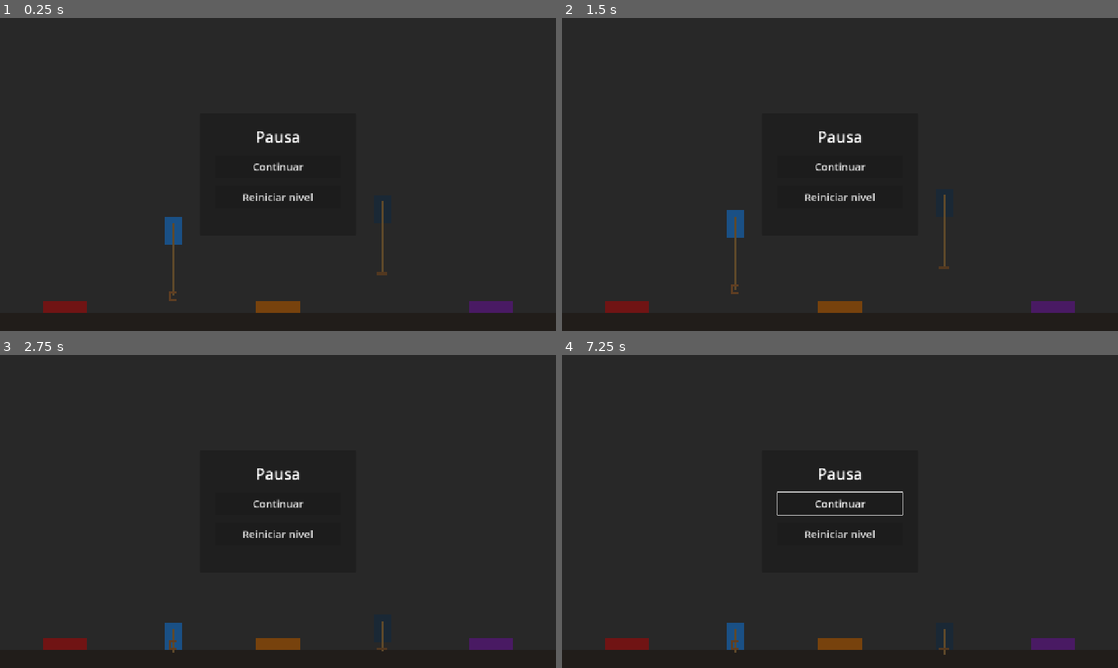
Above: before the commit, frames 1-4 (two rows, left to right).
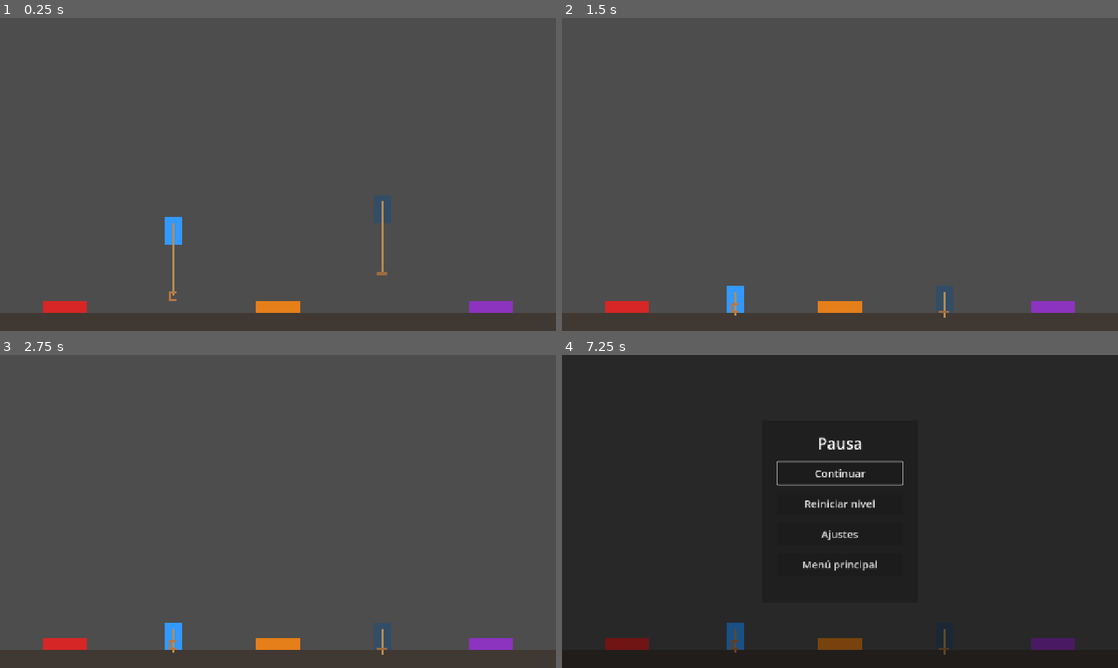
Above: after the commit, the same moments.

Repository: vittocher/emboque-de-a-dos
Game: Godot game, scene res://scenes/test_death.tscn
Same seed, same stepped clock (60 frames per second), same inputs: the game is played once before the commit and once after it. This scene is started directly instead of the project's main scene.
Inputs (mouse positions are in pixels of both pictures, inside the frame that each line leads up to):
- Up to frame 1 (0.25 s): no input
- Up to frame 2 (1.5 s): click (840, 196) at 0.5 s, where only the run before the commit has a clickable "Reiniciar nivel"; click (840, 196) at 1.25 s, where only the run before the commit has a clickable "Reiniciar nivel"
- Up to frame 3 (2.75 s): click (278, 533) at 2 s, where only the run before the commit has a clickable "Reiniciar nivel"
- Up to frame 4 (7.25 s): click (840, 505) at 2.75 s, where only the run before the commit has a clickable "Continuar"; tap Enter at 3.5, 5, 6.5 s; tap Space at 4.25, 5.75 s; tap Escape (ui_cancel) at 7.15 s

The runs differ from the first frame. In frame 1, 100% of the frame differs, in the area x 0-100%, y 0-100%; in frame 2, 100%; in frame 3, 100%; in frame 4, 1.3%.
Error before the commit: Invalid access to property or key 'pressed' on a base object of type 'null instance'. (res://scripts/pause_menu.gd:21)

Commit message:
Add level 2, scoring system, and victory screen; update main scene and pause menu

Diff:
--- a/project.godot
+++ b/project.godot
@@ -18,6 +18,7 @@
 [autoload]
 
 SettingsManager="*res://scripts/settings_manager.gd"
+ScoreBoard="*res://scripts/score_board.gd"
 
 [display]
 
--- a/scenes/level_2.tscn
+++ b/scenes/level_2.tscn
@@ -123,6 +123,8 @@
 emboque_a = NodePath("../Emboque1")
 emboque_b = NodePath("../Emboque2")
 win_label = NodePath("../UI/WinLabel")
+level_id = "level_2"
+level_name = "Nivel 2"
 
 [node name="CloseupManager" parent="." instance=ExtResource("11_closeup")]
 camera_path = NodePath("../Camera2D")
--- a/scenes/main.tscn
+++ b/scenes/main.tscn
@@ -83,6 +83,8 @@
 emboque_a = NodePath("../Emboque1")
 emboque_b = NodePath("../Emboque2")
 win_label = NodePath("../UI/WinLabel")
+level_id = "level_1"
+level_name = "Nivel 1"
 
 [node name="CloseupManager" parent="." instance=ExtResource("8_closeup")]
 camera_path = NodePath("../Camera2D")
--- a/scenes/ui/pause_menu.tscn
+++ b/scenes/ui/pause_menu.tscn
@@ -25,9 +25,9 @@
 [node name="Panel" type="Panel" parent="PausePanel"]
 layout_mode = 0
 offset_left = 460.0
-offset_top = 220.0
+offset_top = 150.0
 offset_right = 820.0
-offset_bottom = 500.0
+offset_bottom = 570.0
 
 [node name="VBox" type="VBoxContainer" parent="PausePanel/Panel"]
 layout_mode = 1
@@ -59,3 +59,70 @@
 custom_minimum_size = Vector2(0, 52)
 text = "Reiniciar nivel"
 theme_override_font_sizes/font_size = 24
+
+[node name="SettingsButton" type="Button" parent="PausePanel/Panel/VBox"]
+layout_mode = 2
+custom_minimum_size = Vector2(0, 52)
+text = "Ajustes"
+theme_override_font_sizes/font_size = 24
+
+[node name="MainMenuButton" type="Button" parent="PausePanel/Panel/VBox"]
+layout_mode = 2
+custom_minimum_size = Vector2(0, 52)
+text = "Menú principal"
+theme_override_font_sizes/font_size = 24
+
+[node name="SettingsVBox" type="VBoxContainer" parent="PausePanel/Panel"]
+layout_mode = 1
+anchors_preset = 15
+anchor_right = 1.0
+anchor_bottom = 1.0
+offset_left = 36.0
+offset_top = 28.0
+offset_right = -36.0
+offset_bottom = -28.0
+grow_horizontal = 2
+grow_vertical = 2
+theme_override_constants/separation = 14
+
+[node name="Title" type="Label" parent="PausePanel/Panel/SettingsVBox"]
+layout_mode = 2
+text = "Ajustes"
+horizontal_alignment = 1
+theme_override_font_sizes/font_size = 30
+
+[node name="VolumeRow" type="HBoxContainer" parent="PausePanel/Panel/SettingsVBox"]
+layout_mode = 2
+theme_override_constants/separation = 12
+
+[node name="Label" type="Label" parent="PausePanel/Panel/SettingsVBox/VolumeRow"]
+layout_mode = 2
+custom_minimum_size = Vector2(125, 0)
+text = "Volumen"
+
+[node name="VolumeSlider" type="HSlider" parent="PausePanel/Panel/SettingsVBox/VolumeRow"]
+layout_mode = 2
+custom_minimum_size = Vector2(180, 0)
+size_flags_vertical = 4
+min_value = 0.0
+max_value = 1.0
+step = 0.01
+
+[node name="FullscreenRow" type="HBoxContainer" parent="PausePanel/Panel/SettingsVBox"]
+layout_mode = 2
+theme_override_constants/separation = 12
+
+[node name="Label" type="Label" parent="PausePanel/Panel/SettingsVBox/FullscreenRow"]
+layout_mode = 2
+custom_minimum_size = Vector2(125, 0)
+text = "Pantalla completa"
+
+[node name="FullscreenCheck" type="CheckBox" parent="PausePanel/Panel/SettingsVBox/FullscreenRow"]
+layout_mode = 2
+text = "Activar"
+
+[node name="BackButton" type="Button" parent="PausePanel/Panel/SettingsVBox"]
+layout_mode = 2
+custom_minimum_size = Vector2(0, 46)
+text = "Volver a pausa"
+theme_override_font_sizes/font_size = 20
--- /dev/null
+++ b/scenes/ui/victory.tscn
@@ -0,0 +1,74 @@
+[gd_scene load_steps=2 format=3]
+
+[ext_resource type="Script" path="res://scripts/ui/victory.gd" id="1_victory"]
+
+[node name="Victory" type="Control"]
+layout_mode = 3
+anchors_preset = 15
+anchor_right = 1.0
+anchor_bottom = 1.0
+grow_horizontal = 2
+grow_vertical = 2
+script = ExtResource("1_victory")
+
+[node name="Background" type="ColorRect" parent="."]
+layout_mode = 1
+anchors_preset = 15
+anchor_right = 1.0
+anchor_bottom = 1.0
+grow_horizontal = 2
+grow_vertical = 2
+color = Color(0.12, 0.1, 0.14, 1)
+
+[node name="Center" type="CenterContainer" parent="."]
+layout_mode = 1
+anchors_preset = 15
+anchor_right = 1.0
+anchor_bottom = 1.0
+grow_horizontal = 2
+grow_vertical = 2
+
+[node name="VBox" type="VBoxContainer" parent="Center"]
+layout_mode = 2
+theme_override_constants/separation = 16
+
+[node name="Title" type="Label" parent="Center/VBox"]
+layout_mode = 2
+text = "¡Emboque logrado!"
+horizontal_alignment = 1
+theme_override_colors/font_color = Color(1, 0.95, 0.4, 1)
+theme_override_font_sizes/font_size = 64
+
+[node name="Subtitle" type="Label" parent="Center/VBox"]
+layout_mode = 2
+text = "Nivel"
+horizontal_alignment = 1
+theme_override_font_sizes/font_size = 28
+
+[node name="Spacer" type="Control" parent="Center/VBox"]
+layout_mode = 2
+custom_minimum_size = Vector2(0, 12)
+
+[node name="ScoreLabel" type="Label" parent="Center/VBox"]
+layout_mode = 2
+text = "Puntaje: 0"
+horizontal_alignment = 1
+theme_override_font_sizes/font_size = 34
+
+[node name="HighscoreLabel" type="Label" parent="Center/VBox"]
+layout_mode = 2
+text = "Mejor puntaje: 0"
+horizontal_alignment = 1
+theme_override_colors/font_color = Color(0.1, 0.75, 0.62, 1)
+theme_override_font_sizes/font_size = 26
+
+[node name="Spacer2" type="Control" parent="Center/VBox"]
+layout_mode = 2
+custom_minimum_size = Vector2(0, 20)
+
+[node name="MainMenuButton" type="Button" parent="Center/VBox"]
+layout_mode = 2
+size_flags_horizontal = 4
+custom_minimum_size = Vector2(260, 56)
+text = "Menú principal"
+theme_override_font_sizes/font_size = 30
--- /dev/null
+++ b/scripts/score_board.gd
@@ -0,0 +1,53 @@
+extends Node
+
+## Tablero de puntajes. Cumple dos roles:
+## 1) Lleva los datos de la última victoria (nivel, puntaje, si fue récord) entre
+##    escenas, porque change_scene_to_file no permite pasar parámetros directos.
+## 2) Guarda el HIGHSCORE por nivel de forma persistente en user://scores.cfg
+##    (mismo patrón de ConfigFile que settings_manager.gd).
+## Es un autoload (singleton), accesible globalmente como ScoreBoard.
+
+const SCORES_PATH := "user://scores.cfg"
+
+# Datos de la última victoria, para que la pantalla de victoria los lea.
+var last_level_id: String = ""
+var last_level_name: String = ""
+var last_score: int = 0
+var last_is_record: bool = false
+
+# level_id -> mejor puntaje (int). Persistido.
+var _highscores: Dictionary = {}
+
+func _ready() -> void:
+	_load()
+
+## Registra un nivel ganado. Actualiza el highscore si el puntaje lo supera y deja
+## los datos listos para la pantalla de victoria. Devuelve true si fue récord nuevo.
+func report_win(level_id: String, level_name: String, score: int) -> bool:
+	last_level_id = level_id
+	last_level_name = level_name
+	last_score = score
+	last_is_record = score > get_highscore(level_id)
+	if last_is_record:
+		_highscores[level_id] = score
+		_save()
+	return last_is_record
+
+## Mejor puntaje guardado para un nivel (0 si nunca se ganó).
+func get_highscore(level_id: String) -> int:
+	return int(_highscores.get(level_id, 0))
+
+func _load() -> void:
+	var config := ConfigFile.new()
+	if config.load(SCORES_PATH) != OK:
+		return
+	if not config.has_section("highscores"):
+		return
+	for key in config.get_section_keys("highscores"):
+		_highscores[key] = int(config.get_value("highscores", key, 0))
+
+func _save() -> void:
+	var config := ConfigFile.new()
+	for key in _highscores:
+		config.set_value("highscores", key, _highscores[key])
+	config.save(SCORES_PATH)
--- a/scripts/ui/level_selector.gd
+++ b/scripts/ui/level_selector.gd
@@ -8,6 +8,7 @@
 	"res://scenes/main.tscn",
 	"res://scenes/level_2.tscn",
 ]
+const TEST_DEATH := "res://scenes/test_death.tscn"
 
 @onready var _back_button: Button = $BackButton
 @onready var _level_1_button: Button = $Center/LevelsRow/Level1Button
@@ -16,6 +17,7 @@
 
 	$BackButton.pressed.connect(_on_back_pressed)
 	$Center/LevelsRow/Level1Button.pressed.connect(_on_level_1_pressed)
+	$Center/LevelsRow/TestDeathButton.pressed.connect(_on_test_death_pressed)
 	$Center/LevelsRow/Level2Button.pressed.connect(_on_level_2_pressed)
 
 func _on_back_pressed() -> void:
@@ -28,3 +30,6 @@
 
 func _on_level_2_pressed() -> void:
 	get_tree().change_scene_to_file(LEVELS[1])
+
+func _on_test_death_pressed() -> void:
+	get_tree().change_scene_to_file(TEST_DEATH)
--- /dev/null
+++ b/scripts/ui/victory.gd
@@ -0,0 +1,20 @@
+extends Control
+
+## Pantalla de victoria: muestra el puntaje de la partida y el récord del nivel,
+## y permite volver al menú principal. Lee los datos de la victoria desde ScoreBoard
+## (el WinManager del nivel los deja ahí antes de cambiar a esta escena).
+
+func _ready() -> void:
+	if ScoreBoard.last_level_name != "":
+		$Center/VBox/Subtitle.text = ScoreBoard.last_level_name
+	$Center/VBox/ScoreLabel.text = "Puntaje: %d" % ScoreBoard.last_score
+	var best := ScoreBoard.get_highscore(ScoreBoard.last_level_id)
+	if ScoreBoard.last_is_record:
+		$Center/VBox/HighscoreLabel.text = "¡Nuevo récord!  %d" % best
+	else:
+		$Center/VBox/HighscoreLabel.text = "Mejor puntaje: %d" % best
+	$Center/VBox/MainMenuButton.pressed.connect(_on_main_menu_pressed)
+
+func _on_main_menu_pressed() -> void:
+	get_tree().paused = false
+	get_tree().change_scene_to_file("res://scenes/ui/main_menu.tscn")
--- a/scripts/win_manager.gd
+++ b/scripts/win_manager.gd
@@ -25,7 +25,18 @@
 ## Tiempo que debe cumplirse la condición para ganar (s).
 @export var capture_time: float = 0.2
 @export var win_label: NodePath
+## Segundos que se muestra el cartel de victoria (con el slow-mo del closeup)
+## antes de saltar a la pantalla de victoria.
 @export var restart_delay: float = 2.5
+
+@export_group("Resultado")
+## Id estable del nivel para el highscore (ej. "level_1"). Si queda vacío, se
+## deriva del nombre de archivo de la escena.
+@export var level_id: String = ""
+## Nombre del nivel a mostrar en la pantalla de victoria (ej. "Nivel 1").
+@export var level_name: String = ""
+## Escena de la pantalla de victoria a la que se salta al ganar.
+@export var victory_scene: String = "res://scenes/ui/victory.tscn"
 
 var _palito: Emboque
 var _campana: Emboque
@@ -104,7 +115,24 @@
 	_won = true
 	if _label != null:
 		_label.visible = true
-	# ignore_time_scale=true: si hay slow-mo del closeup al ganar, la recarga
-	# ocurre igual tras restart_delay reales (no se alarga por la cámara lenta).
+	# Registrar el resultado (actualiza highscore y deja los datos para la
+	# pantalla de victoria).
+	var id := level_id if level_id != "" else _fallback_id()
+	var display_name := level_name if level_name != "" else id
+	ScoreBoard.report_win(id, display_name, _current_score())
+	# ignore_time_scale=true: si hay slow-mo del closeup al ganar, el salto a la
+	# pantalla de victoria ocurre igual tras restart_delay reales (no se alarga
+	# por la cámara lenta).
 	await get_tree().create_timer(restart_delay, true, false, true).timeout
-	get_tree().reload_current_scene()
+	get_tree().change_scene_to_file(victory_scene)
+
+## Puntaje actual del nivel (0 si el nivel no tiene ScoreManager).
+func _current_score() -> int:
+	var sm := get_tree().get_first_node_in_group("score_manager") as ScoreManager
+	return sm.score if sm != null else 0
+
+## Id derivado del nombre de archivo de la escena (ej. "level_2"), como respaldo
+## si no se configuró level_id en el Inspector.
+func _fallback_id() -> String:
+	var path := get_tree().current_scene.scene_file_path
+	return path.get_file().get_basename() if path != "" else "nivel"
Not shown, added: scripts/score_board.gd.uid
Not shown, added: scripts/ui/victory.gd.uid
Not shown, changed: CLAUDE.md
